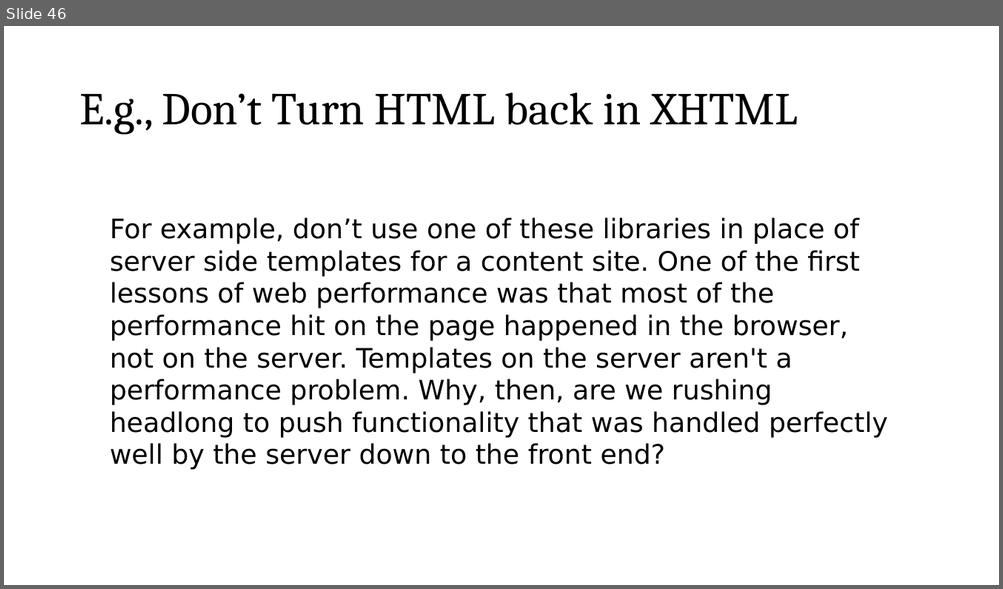
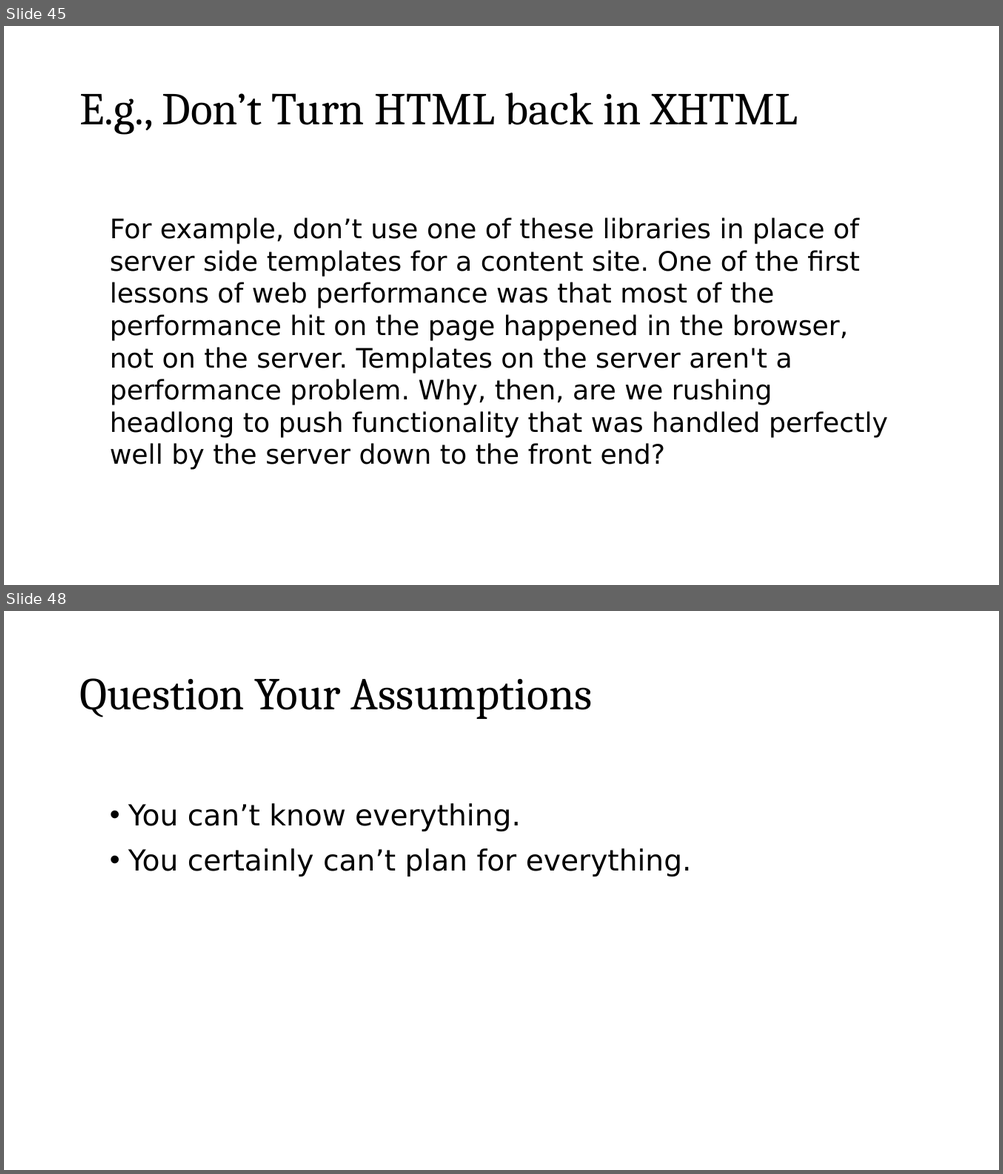
Before and after one commit to roblarsen/rob-larsen-presentations, a slide deck: wild-world-web.pptx. Shown one above the other, each under a label of ours: slide 46 before the commit, slides 45 and 48 after it; the slides between them are not shown. The pictures are 1003x589 and 1003x1174 pixels, drawn with LibreOffice and Linux fonts; fonts in the diff are those of the drawing; background and template pictures are left out. Boxes give left, top, right and bottom in pixels: in the first picture for what was removed or moved away, otherwise in the second. Text is boxed around its words. In the diff, an @@ line names an element or a change of style, - is before the commit and + after.

```diff
--- a/wild-world-web.pptx
+++ b/wild-world-web.pptx
@@ slide 48 added at box(4, 611, 999, 1170), background picture (left out) @@
@@ title added at box(79, 678, 592, 719), 44 pt, text #000000 @@
+Question Your Assumptions
@@ text added at box(128, 803, 691, 877), 28 pt, text #000000 @@
+• You can’t know everything.
+• You certainly can’t plan for everything.
@@ what was slide 46 is now slide 45 @@
```
Also in this commit, not shown: 8 slides changed, 5 other slides added, 2 slides removed.
